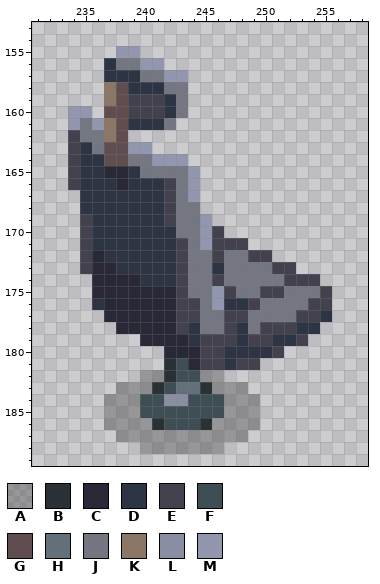
A pixel-art file gets an edit: res/tiled/ase/structures.ase. The picture above was drawn from the file before the commit.
505x368 pixels, 1 frame. Colours within 5 levels of each other are drawn and written as one. Shown: x 231..258, y 153..189.
Palette (. is transparent): A #00000043  B #293134  C #292836  D #2d3443  E #44414e  F #3f4e54  G #604d50  H #636f79  J #747681  K #8c7766  L #8a8ea3  M #9297af
And afterwards:
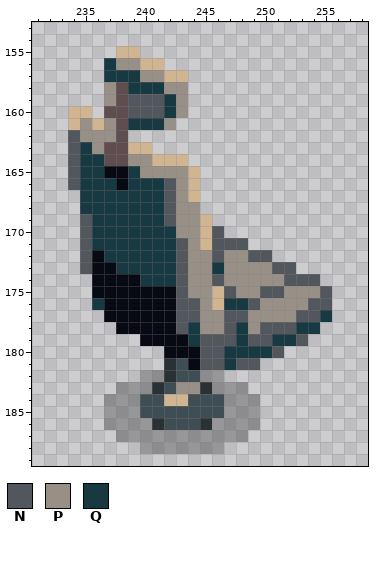
Colours new in this view: N #52565d  P #988f86  Q #173942
The edit:
colour C: #292836 -> #080a13
colour M: #9297af -> #d0b590
Layer "Layer 1":
y 156: x 237..239 DJJ -> QPP
y 157: x 237..241 DDDJJ -> QQQPP
y 158: x 237 K -> P; x 239..243 DDDJJ -> QQQPP
y 159: x 237 K -> P; x 239..243 EEEDJ -> NNNQP
y 160: x 239..243 EEEDJ -> NNNQP
y 161: x 235 J -> P; x 237 K -> P; x 239..242 DDDJ -> QQQP
y 162: x 234..237 EJJK -> NPPP
y 163: x 234..236 EDJ -> NQP
y 164: x 234..236 EDD -> NQQ; x 239..240 JJ -> PP
y 165: x 234..236 EDD -> NQQ; x 239..243 DJJJJ -> QPPPP
y 166: x 234..237 EDDD -> NQQQ; x 239..243 DDDEJ -> QQQNP
y 167: x 235..243 DDDDDDDEJ -> QQQQQQQNP
y 168: x 235..244 DDDDDDDEJJ -> QQQQQQQNPP
y 169: x 235..244 EDDDDDDEJJ -> NQQQQQQNPP
y 170: x 235..244 EDDDDDDDJJ -> NQQQQQQQPP; x 246 E -> N
y 171: x 235..244 EDDDDDDDEJ -> NQQQQQQQNP; x 246..248 EEE -> NNN
y 172: x 235 E -> N; x 237..250 DDDDDDEJJEJJEE -> QQQQQQNPPNPPNN
y 173: x 235 E -> N; x 238..252 DDDDDEJJDJJJJEE -> QQQQQNPPQPPPPNN
y 174: x 240..254 DDDEJJEJJJJJEEE -> QQQNPPNPPPPPNNN
y 175: x 243..245 EJJ -> NPP; x 247..255 EJJEEJJJE -> NPPNNPPPN
y 176: x 236 D -> Q; x 243..245 EEJ -> NNP; x 247..255 DDEJJJJEE -> QQNPPPPNN
y 177: x 243..255 EEJJEEJJJJEED -> NNPPNNPPPPNNQ
y 178: x 243..254 EDJJEDJEEEDD -> NQPPNQPNNNQQ
y 179: x 244..253 DEEEDEEDDE -> QNNNQNNQQN
y 180: x 245..251 EEDDDDE -> NNQQQQN
y 181: x 245..249 EEDEE -> NNQNN
y 183: x 243..244 HH -> PP
y 184: x 242..243 LL -> MM
Pixel boxes of the changes (left, top, right, bottom) in both pictures:
changed: (68, 46, 332, 406)
